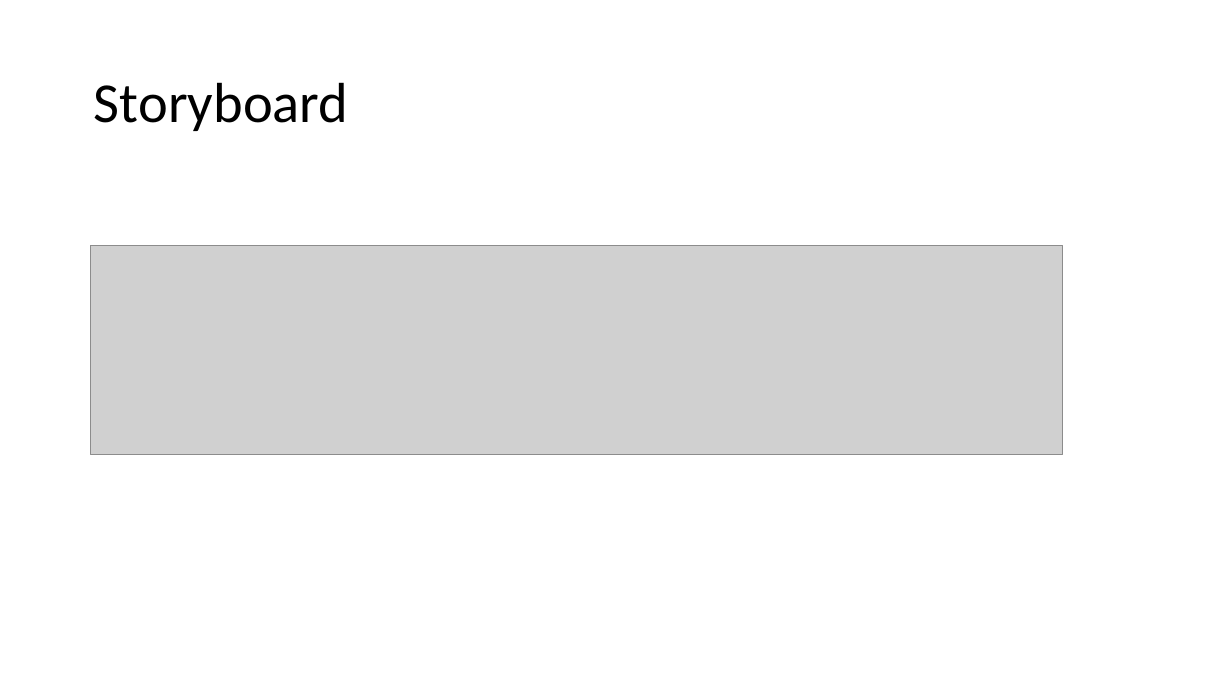
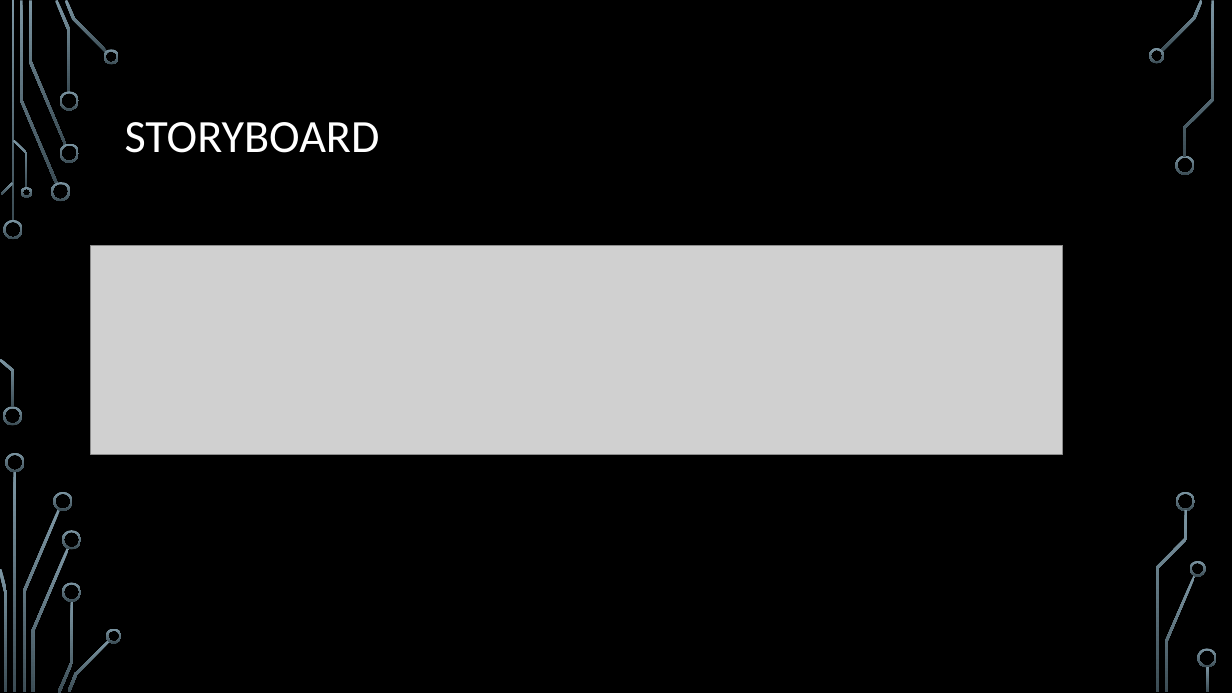
Before and after one commit to nielsq/CreativeNonSense, a slide deck: slide 3 of 12-Skymensions-JanzenQuanzJonetzko.pptx. Drawn at 1232x693 pixels with LibreOffice and Linux fonts; fonts in the diff are those of the drawing; grey boxes stand for pictures; background and template pictures are left out. Boxes give left, top, right and bottom in pixels: in the first picture for what was removed or moved away, otherwise in the second. Text is boxed around its words. In the diff, an @@ line names an element or a change of style, - is before the commit and + after.

Commit message:
Präsi Design

```diff
--- a/12-Skymensions-JanzenQuanzJonetzko.pptx
+++ b/12-Skymensions-JanzenQuanzJonetzko.pptx
@@ background #FFFFFF to picture (left out) @@
@@ title at [125, 122, 380, 153]: text changed; size 44 to 36 pt; text colour #000000 to #FFFFFF @@
-Storyboard
+STORYBOARD
@@ group added at [0, 0, 1217, 693]: 33 freeform shapes, 3 rectangles @@
```
Also in this commit, not shown: 12 other slides changed.
